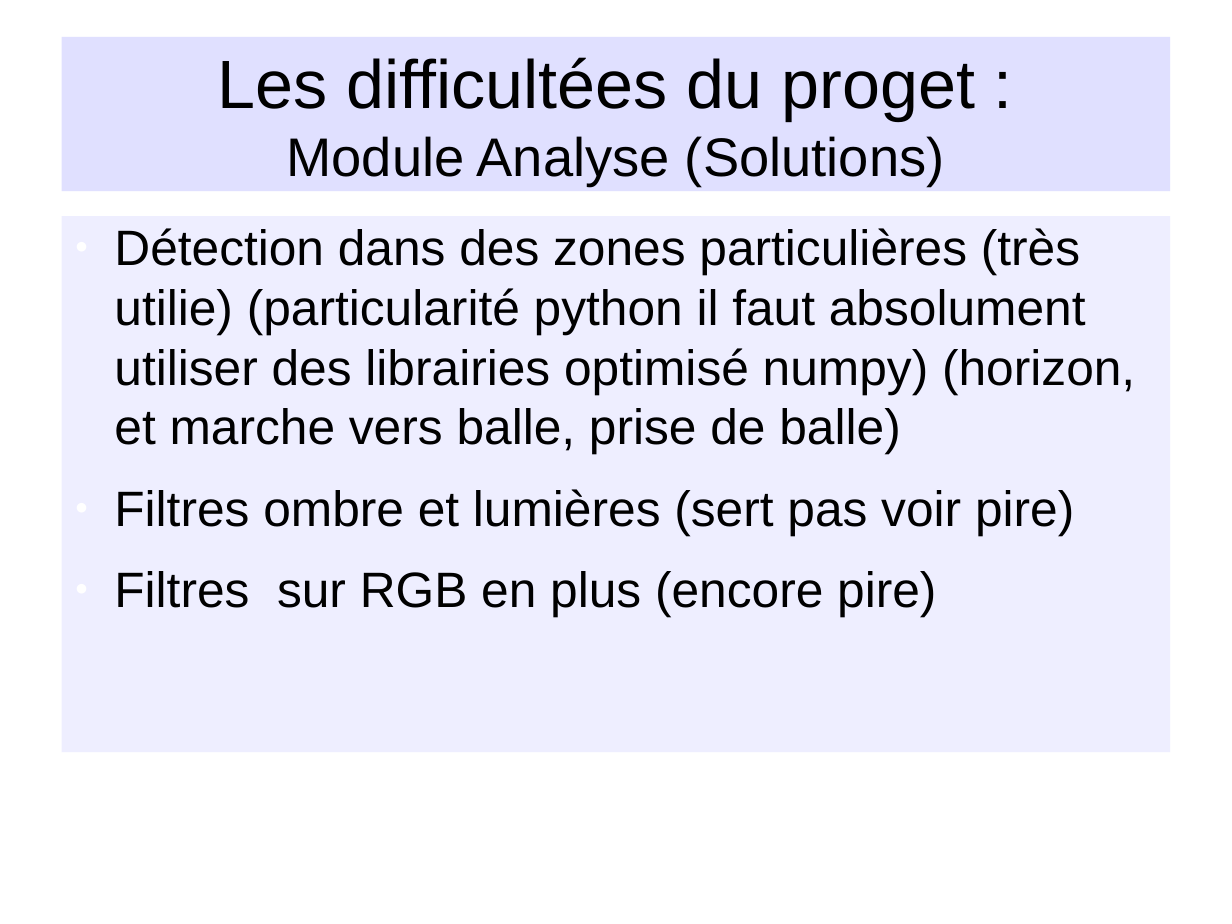
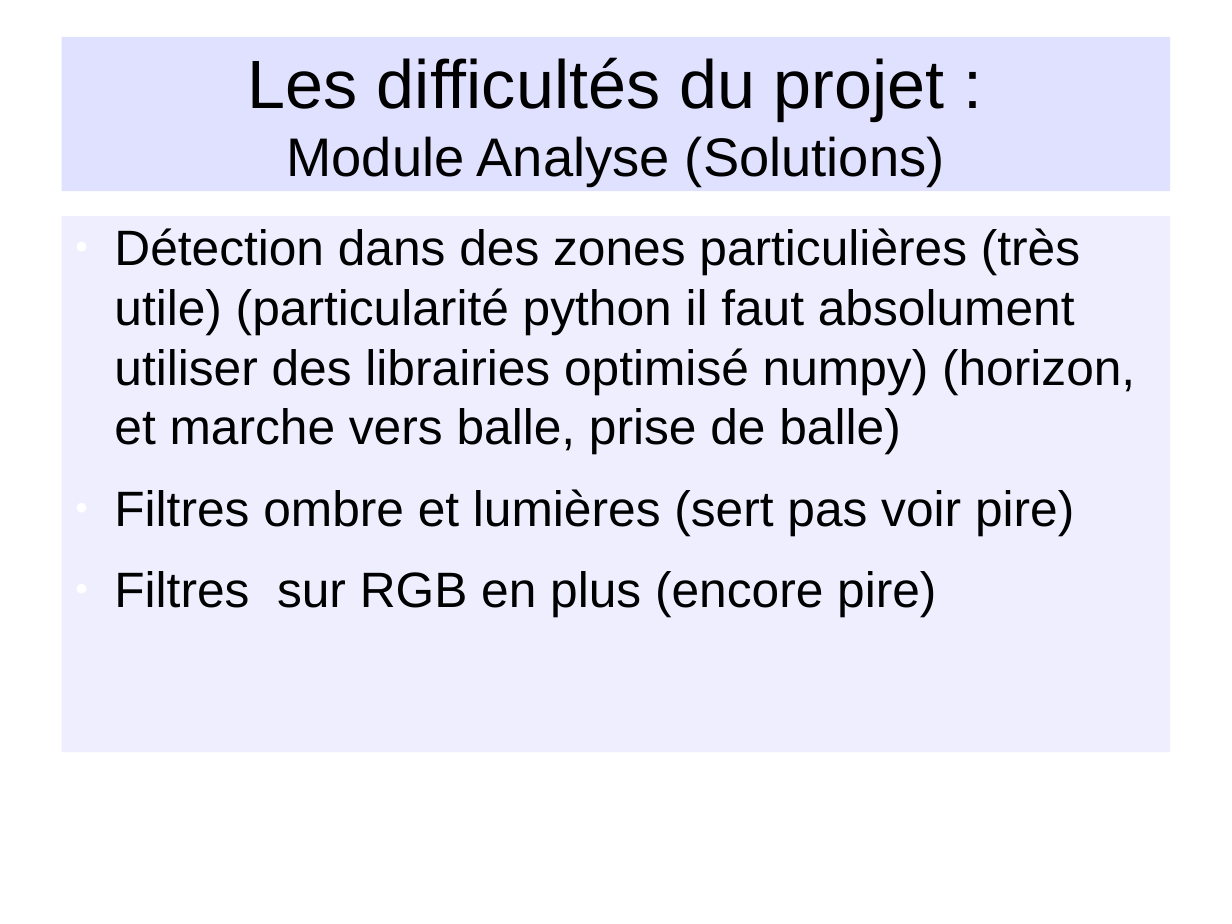
Before and after one commit to NesKaphe/nao-p7, a slide deck: slide 13 of documents/diaporama/diapo_nao.odp. Drawn at 1232x924 pixels with LibreOffice and Linux fonts; fonts in the diff are those of the drawing; background and template pictures are left out. Boxes give left, top, right and bottom in pixels: in the first picture for what was removed or moved away, otherwise in the second. Text is boxed around its words. In the diff, an @@ line names an element or a change of style, - is before the commit and + after.

```diff
--- a/documents/diaporama/diapo_nao.odp
+++ b/documents/diaporama/diapo_nao.odp
@@ title at bbox=[248, 57, 945, 186]: text changed; size 44 to 35 pt @@
-Les difficultées du proget :
-Module Analyse (Solutions)
+Les difficultés du projet :
+Module Analyse (Solutions)
@@ text at bbox=[114, 228, 1135, 454]: text changed @@
-● Détection dans des zones particulières (très utilie) (particularité python il faut absolument utiliser des librairies optimisé numpy) (horizon, et marche vers balle, prise de balle)
+● Détection dans des zones particulières (très utile) (particularité python il faut absolument utiliser des librairies optimisé numpy) (horizon, et marche vers balle, prise de balle)
```
Also in this commit, not shown: 11 other slides changed.
